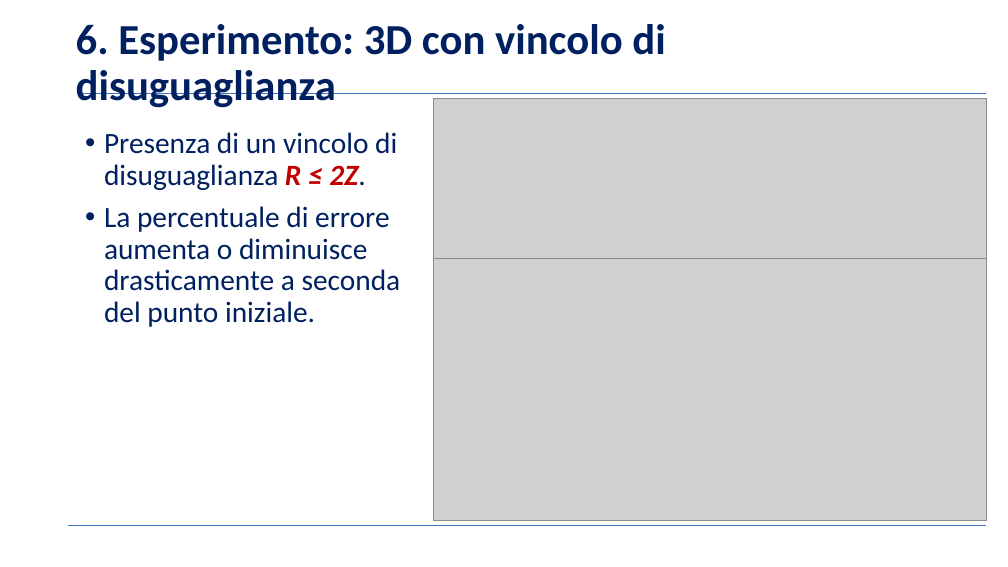
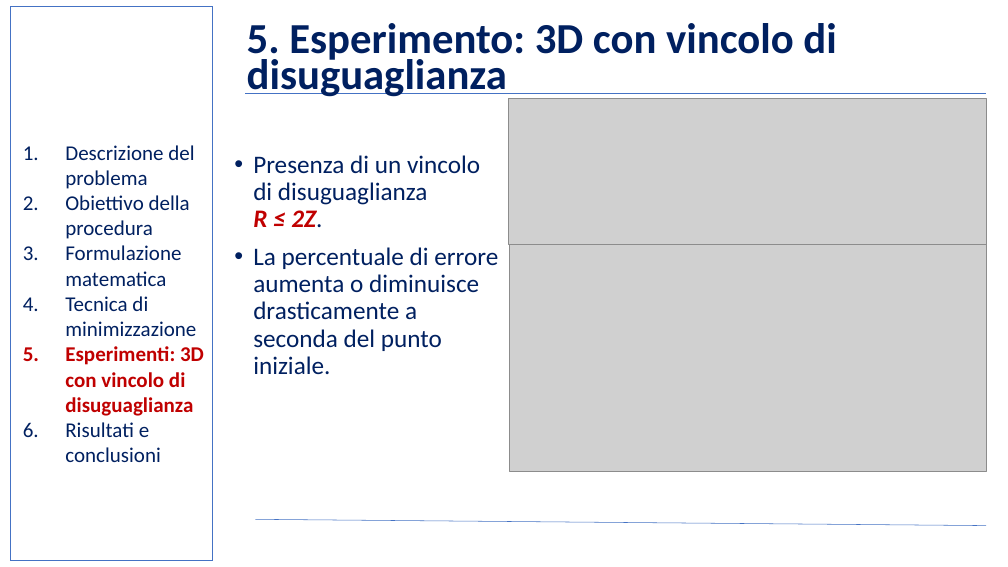
Before and after one commit to BernardoGiordano/NelderMeadMethod, a slide deck: slide 15 of writeup/Slides.pptx. Drawn at 1008x567 pixels with LibreOffice and Linux fonts; fonts in the diff are those of the drawing; grey boxes stand for pictures; background and template pictures are left out. Boxes give left, top, right and bottom in pixels: in the first picture for what was removed or moved away, otherwise in the second. Text is boxed around its words. In the diff, an @@ line names an element or a change of style, - is before the commit and + after.

```diff
--- a/writeup/Slides.pptx
+++ b/writeup/Slides.pptx
@@ rectangle added at box(11, 6, 212, 561), outline #4472C4 1 pt @@
@@ text at box(247, 23, 836, 97): text changed @@
-6. Esperimento: 3D con vincolo di disuguaglianza
+5. Esperimento: 3D con vincolo di disuguaglianza
@@ line moved from (78, 94) - (987, 94) to (245, 94) - (987, 94) @@
@@ picture: place and size @@
-picture at box(433, 98, 987, 268)
+picture at box(508, 98, 986, 244)
@@ text added at box(65, 145, 204, 462), 20 pt, text #002060 @@
+1. Descrizione del problema
+2. Obiettivo della procedura
+3. Formulazione matematica
+4. Tecnica di minimizzazione
+5. Esperimenti: 3D con vincolo di disuguaglianza
+6. Risultati e conclusioni
@@ text "Presenza di un vincolo di ...": place and size @@
-text "Presenza di un vincolo di ..." at box(104, 132, 401, 327)
+text "Presenza di un vincolo di ..." at box(253, 155, 498, 374)
@@ text "Presenza di un vincolo di ..." at box(253, 155, 498, 374): size 28 to 24 pt @@
@@ picture: place and size @@
-picture at box(433, 258, 987, 521)
+picture at box(510, 245, 986, 471)
@@ line moved from (68, 526) - (987, 526) to (256, 520) - (987, 526) @@
```
Also in this commit, not shown: 18 other slides changed, 9 other files.
